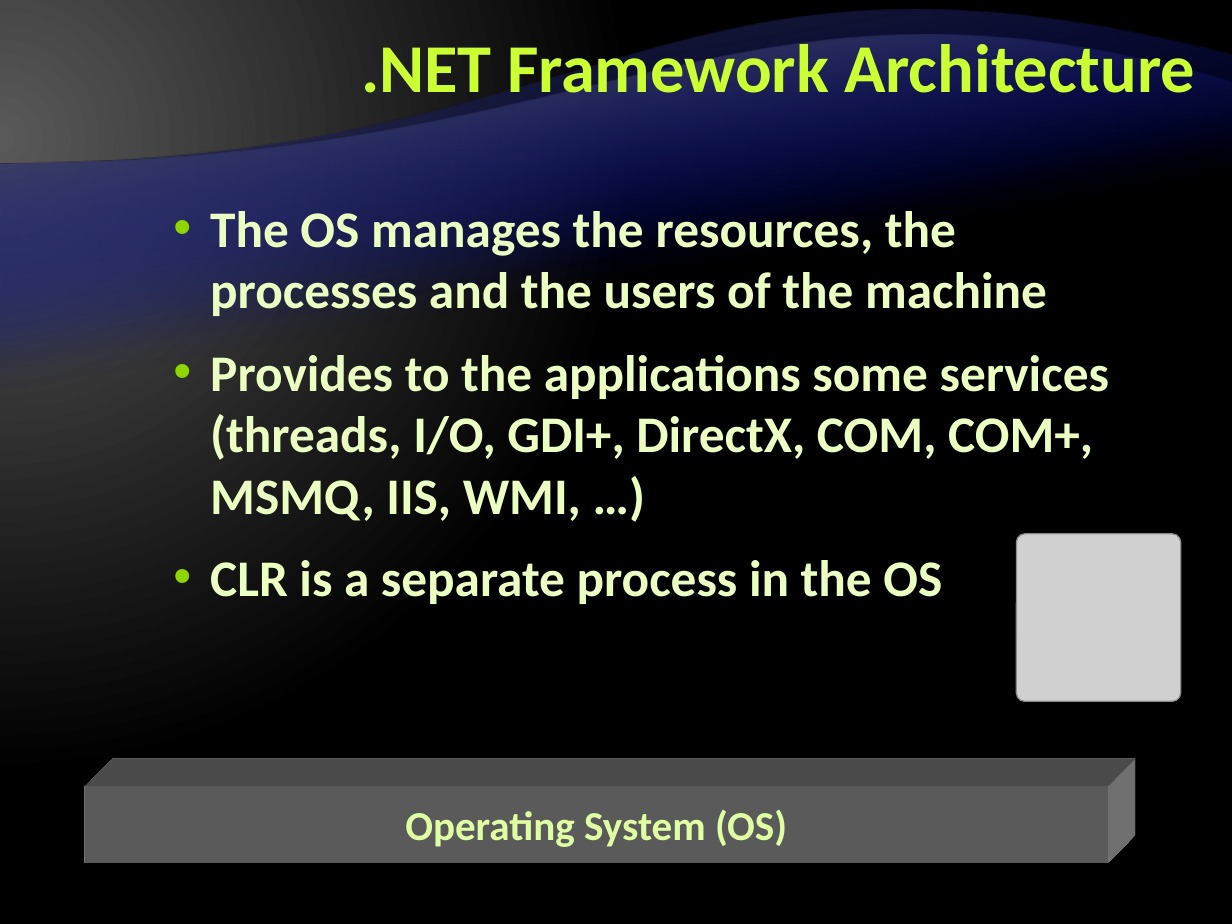
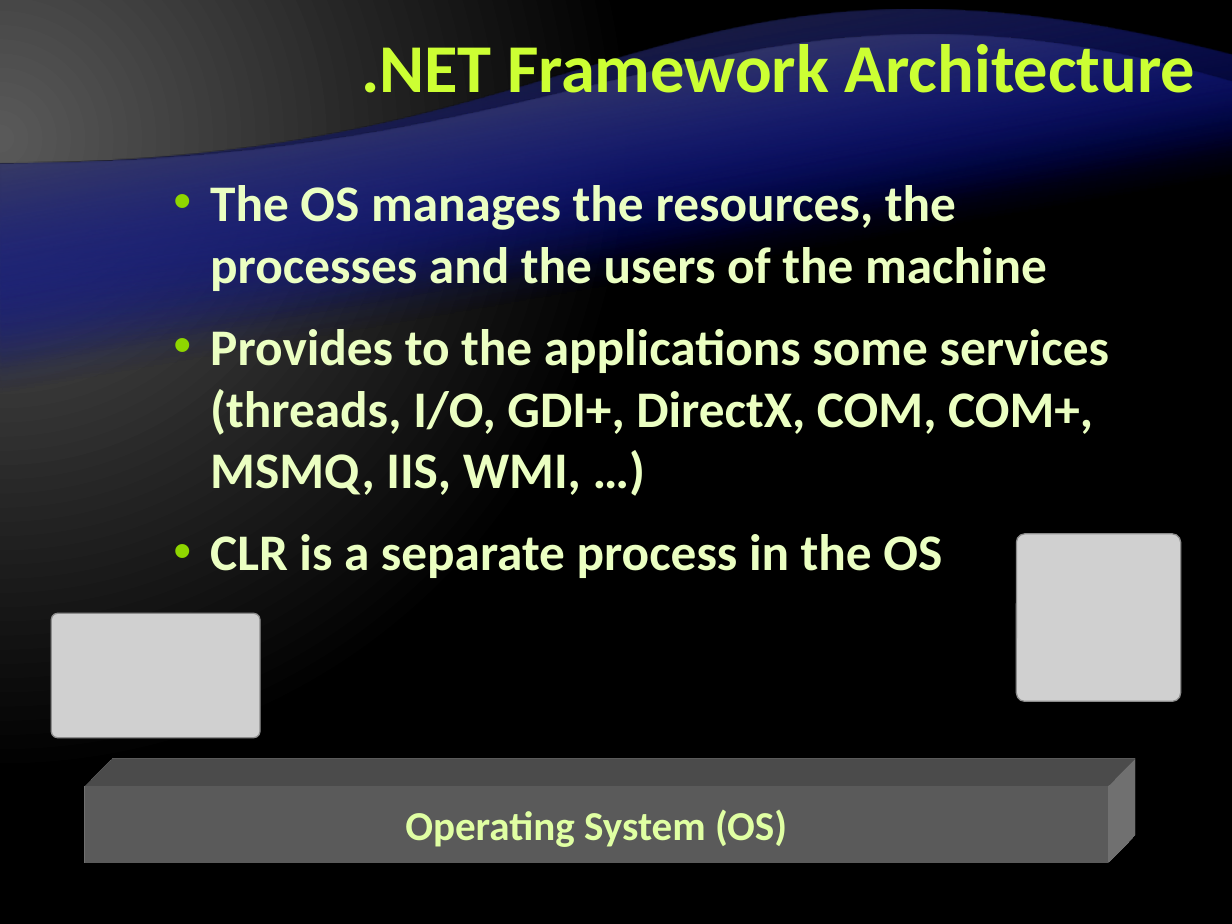
Before and after one commit to Graveheart/aspnetcourse, a slide deck: slide 8 of 2010/lectures/1. .NET Framework Overview.pptx. Drawn at 1232x924 pixels with LibreOffice and Linux fonts; fonts in the diff are those of the drawing; grey boxes stand for pictures; background and template pictures are left out. Boxes give left, top, right and bottom in pixels: in the first picture for what was removed or moved away, otherwise in the second. Text is boxed around its words. In the diff, an @@ line names an element or a change of style, - is before the commit and + after.

Commit message:
Added few photos; Completed the lectures 0 and 1

```diff
--- a/2010/lectures/1. .NET Framework Overview.pptx
+++ b/2010/lectures/1. .NET Framework Overview.pptx
@@ freeform shape added at [0, 55, 1232, 804], fill gradient #000D9E to #262626 @@
@@ freeform shape added at [0, 83, 1232, 686], fill gradient #000D9E to #595959 @@
@@ text "The OS manages the resources, ...": place and size @@
-text "The OS manages the resources, ..." at [210, 211, 1109, 604]
+text "The OS manages the resources, ..." at [210, 185, 1109, 578]
@@ picture added at [52, 614, 260, 738] @@
```
Also in this commit, not shown: 54 other slides changed, 4 other files.
